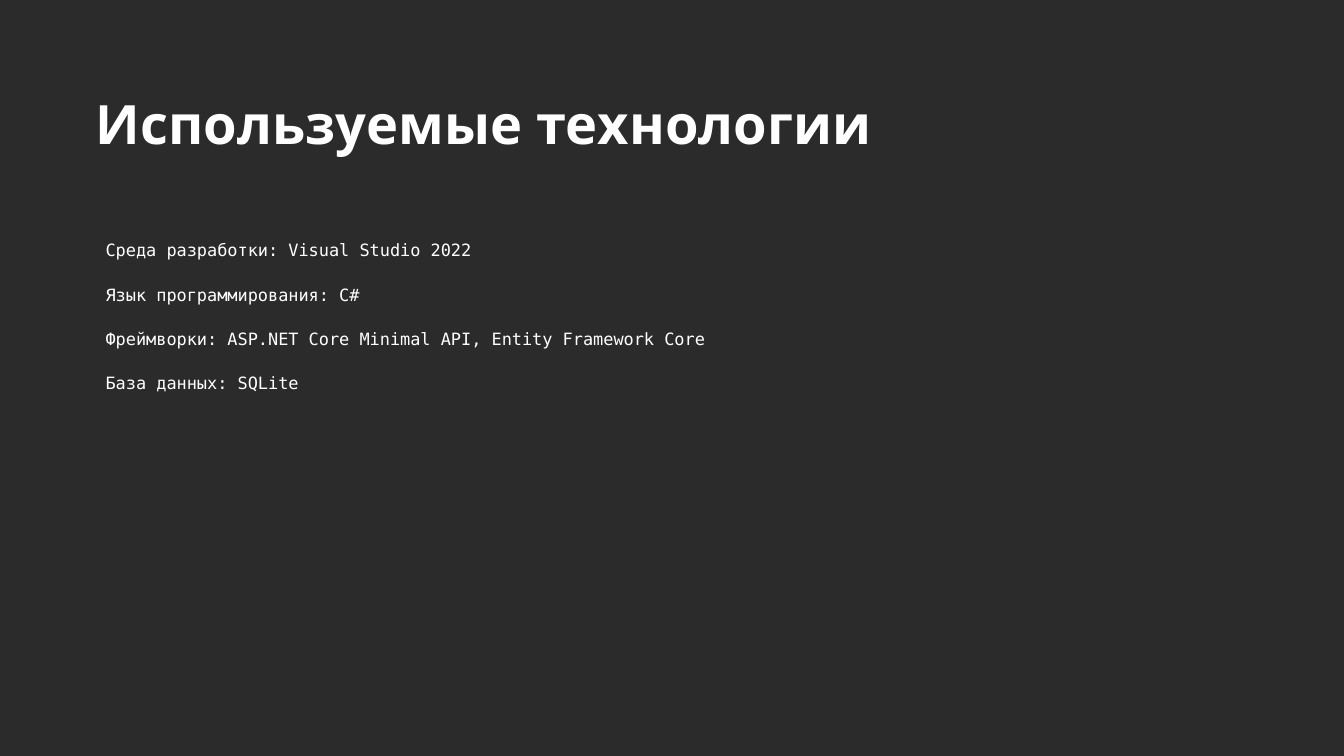
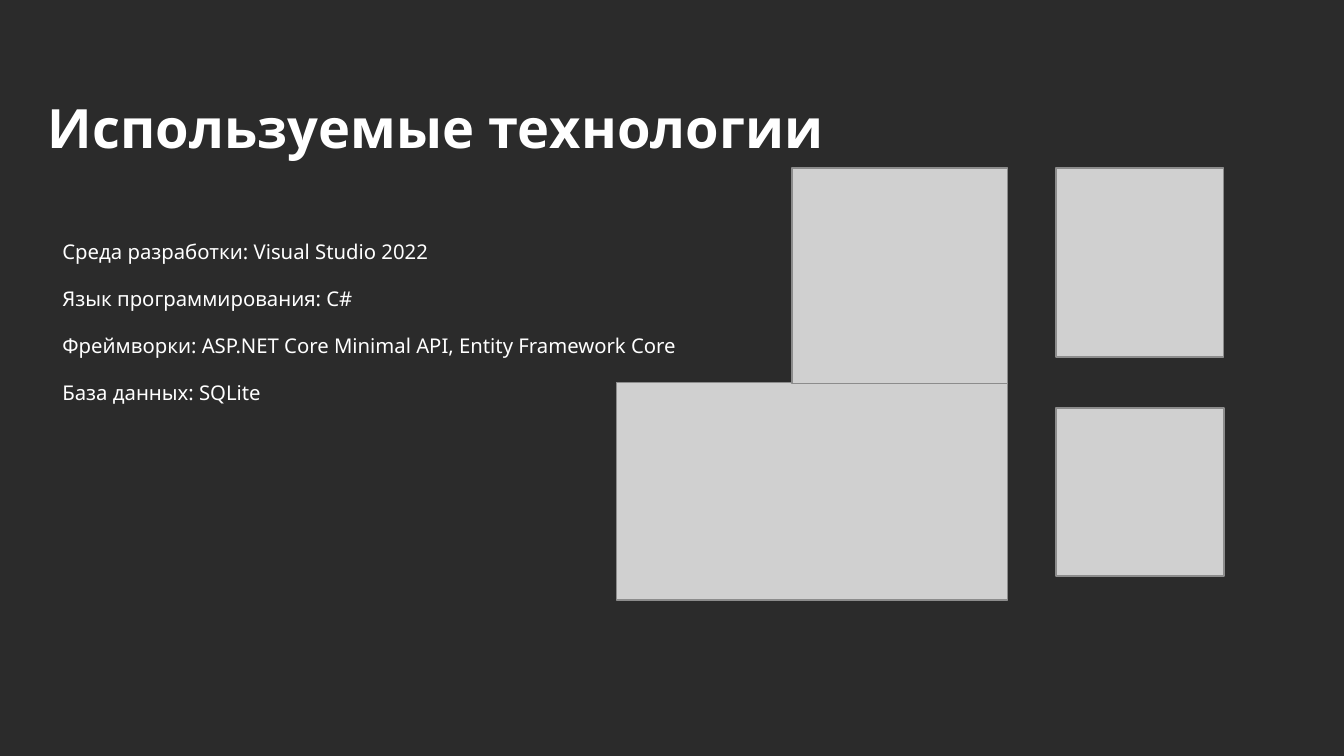
Before and after one commit to ghosterenko/PP_02_03, a slide deck: slide 3 of Docs/Призентация.pptx. Drawn at 1344x756 pixels with LibreOffice and Linux fonts; fonts in the diff are those of the drawing; grey boxes stand for pictures; background and template pictures are left out; a plain dark background stands for a picture behind light text. Boxes give left, top, right and bottom in pixels: in the first picture for what was removed or moved away, otherwise in the second. Text is boxed around its words. In the diff, an @@ line names an element or a change of style, - is before the commit and + after.

```diff
--- a/Docs/Призентация.pptx
+++ b/Docs/Призентация.pptx
@@ title "Используемые технологии": place and size @@
-title "Используемые технологии" at box(96, 105, 871, 157)
+title "Используемые технологии" at box(48, 109, 823, 161)
@@ title "Используемые технологии" at box(48, 109, 823, 161): line spacing 1 to 1.13 @@
@@ picture added at box(793, 168, 1009, 384) @@
@@ picture added at box(1056, 168, 1224, 357) @@
@@ text "Среда разработки: Visual Studio 2022" at box(62, 243, 676, 404): size 10 to 12 pt, font DejaVu Sans Mono to Noto Sans; indent changed; line spacing 1 to 0.93 @@
@@ picture added at box(617, 383, 1009, 600) @@
@@ picture added at box(1056, 409, 1224, 577) @@
```
Also in this commit, not shown: 2 other slides changed, 7 slides added, 1 slide removed, 1 other file.
